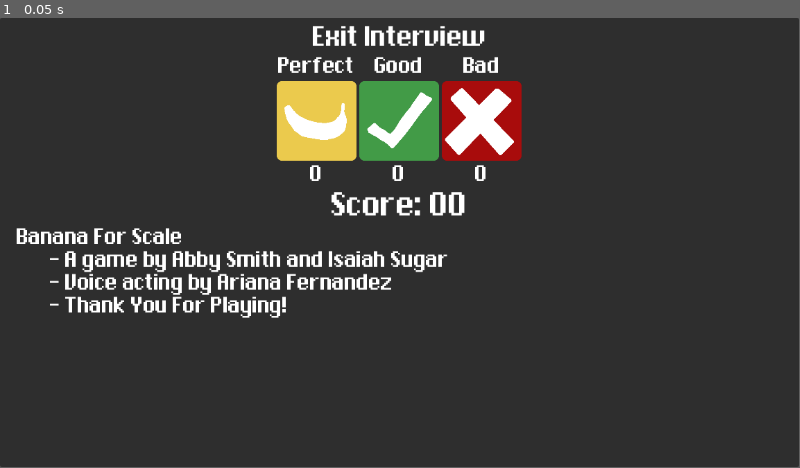
Above: before the commit, frame 1.
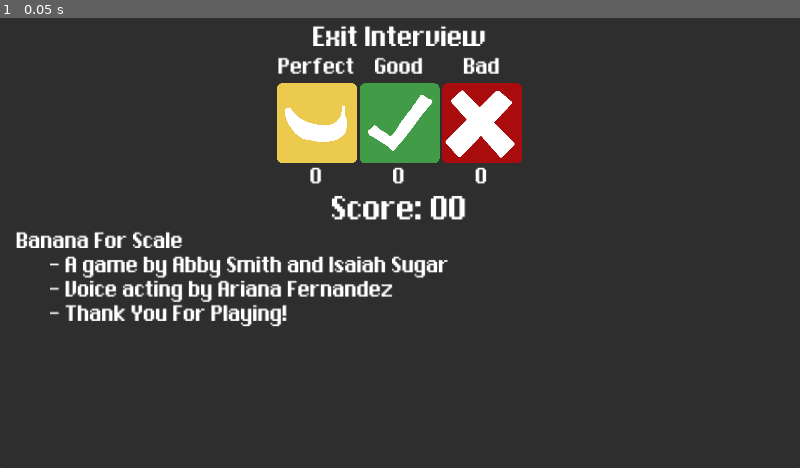
Above: after the commit, the same moment.

Repository: Just-a-Bee/banana_for_scale
Game: Godot game, scene res://ui/end_screen.tscn
Same seed, same stepped clock (60 frames per second), same inputs: the game is played once before the commit and once after it. This scene is started directly instead of the project's main scene.
Inputs:
- Up to frame 1 (0.05 s): no input
The window is 799x449 before the commit and 800x450 after it. Grey fills any space a smaller window leaves; there, only what the larger window draws over its background counts as a difference.

The runs differ from the first frame. In frame 1, 6.1% of the frame differs, in the area x 2-66%, y 1-69%.

Commit message:
Added export presets, added feedback to ending screen

Diff:
--- a/autoloads/score.gd
+++ b/autoloads/score.gd
@@ -5,8 +5,8 @@
 
 signal score_changed
 
-var score_array:Array[int] = [4,2,1]
-var total_score = 15
+var score_array:Array[int] = [0,0,0]
+var total_score = 0
 
 enum SCORES {
 	BAD = 0,
--- a/main/game.gd
+++ b/main/game.gd
@@ -13,8 +13,7 @@
 var banana:Banana
 
 @onready var event_array:Array = [
-	#preload("res://assets/audio/voice/tutorial.ogg"),
-	"bad_banana",
+	preload("res://assets/audio/voice/tutorial.ogg"),
 	Pictures.tutorial_picture,
 	Pictures.get_picture(),
 	Pictures.get_picture(),
@@ -22,7 +21,12 @@
 	"bad_banana",
 	Pictures.get_picture(),
 	Pictures.get_picture(),
-	#preload("res://assets/audio/voice/going_under.ogg"),
+	Pictures.get_picture(),
+	Pictures.get_picture(),
+	"bad_banana",
+	Pictures.get_picture(),
+	Pictures.get_picture(),
+	preload("res://assets/audio/voice/going_under.ogg"),
 	Pictures.final_picture,
 	"end"
 ]
--- a/project.godot
+++ b/project.godot
@@ -20,6 +20,10 @@
 Pictures="*res://autoloads/pictures.gd"
 Score="*res://autoloads/score.gd"
 
+[display]
+
+window/stretch/mode="canvas_items"
+
 [gui]
 
 theme/custom_font="res://assets/128k-mac.otf"
--- a/ui/end_screen.gd
+++ b/ui/end_screen.gd
@@ -1,4 +1,7 @@
 extends Control
+
+const GOOD_SCORE = 16
+const MID_SCORE = 10
 
 @onready var score_counts = [
 	$PanelContainer/VBoxContainer/HBoxContainer/VBoxContainer/Count,
@@ -9,7 +12,8 @@
 	score_animate()
 
 func score_animate():
-	await get_tree().create_timer(2).timeout
+	$Exit.play()
+	await $Exit.finished
 	for i in score_counts:
 		var score_array = Score.score_array
 		score_array.reverse()
@@ -24,3 +28,9 @@
 		shown_score += 1
 		$PanelContainer/VBoxContainer/TotalScore.text = "Score: " + str(shown_score)
 		await get_tree().create_timer(.1).timeout
+	if Score.total_score > GOOD_SCORE:
+		$Good.play()
+	elif Score.total_score > MID_SCORE:
+		$Mid.play()
+	else:
+		$Bad.play()
--- a/ui/end_screen.tscn
+++ b/ui/end_screen.tscn
@@ -120,3 +120,11 @@
 
 "
 fit_content = true
+
+[node name="Exit" type="AudioStreamPlayer" parent="."]
+
+[node name="Good" type="AudioStreamPlayer" parent="."]
+
+[node name="Mid" type="AudioStreamPlayer" parent="."]
+
+[node name="Bad" type="AudioStreamPlayer" parent="."]
Not shown, added: export_presets.cfg
